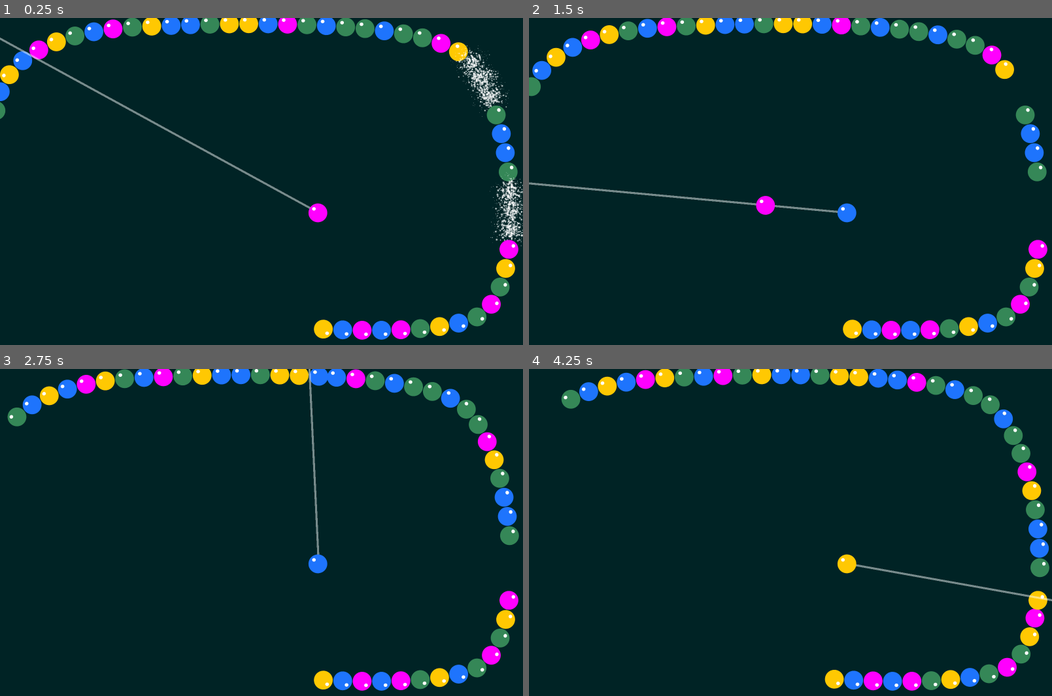
Above: before the commit, frames 1-4 (two rows, left to right).
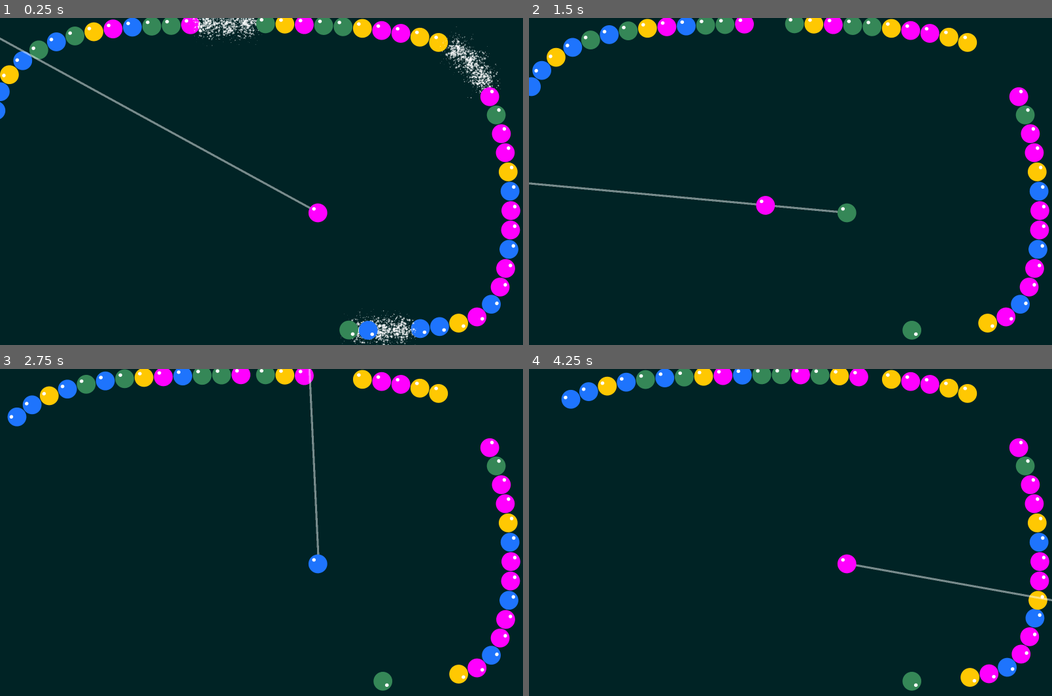
Above: after the commit, the same moments.

Repository: damnjan/zuma-godot
Game: Godot game, scene res://Main.tscn
Two runs of this game, one before a commit and one after it. Both use one fixed random seed, a clock stepped at 60 frames per second and the inputs below.
Inputs (mouse positions are in pixels of both pictures, inside the frame that each line leads up to):
- Up to frame 1 (0.25 s): no input
- Up to frame 2 (1.5 s): move the mouse to (905, 165) at 0.52 s; click (905, 165) at 0.67 s; move the mouse to (685, 197) at 1.27 s; click (685, 197) at 1.42 s
- Up to frame 3 (2.75 s): move the mouse to (313, 460) at 2.02 s; click (313, 460) at 2.17 s
- Up to frame 4 (4.25 s): move the mouse to (764, 597) at 2.77 s; click (764, 597) at 2.92 s; move the mouse to (947, 581) at 3.52 s; click (947, 581) at 3.67 s

The runs differ from the first frame. In frame 1, 7.9% of the frame differs, in the area x 0-100%, y 0-100%; in frame 2, 7.2%; in frame 3, 7.1%; in frame 4, 6.7%.

Commit message:
refactor so that frame is on follow

Diff:
--- a/FollowGroup.gd
+++ b/FollowGroup.gd
@@ -33,32 +33,7 @@
 
 
 
-func _check_for_matches():
-	if not _follows_to_delete.is_empty():
-		return
-	for i in items.size():
-		var consecutive = []
-		var x = i
-		while x < items.size() and items[x].ball.frame == items[i].ball.frame:
-			consecutive.append(items[x])
-			x += 1
-		if consecutive.size() >= 3:
-			_follows_to_delete.append_array(consecutive)
-			Globals.shake_camera()
 
-
-			var starting_index = x - consecutive.size()
-			if starting_index > 0 and x < items.size():
-				var group = split_group(starting_index, x)
-				group.state = FollowGroup.State.WAITING
-
-
-			for follow in consecutive:
-				follow.kill_ball()
-				items.erase(follow)
-				_follows_to_delete.erase(follow)
-
-			break
 
 func add_item(item: FollowingBall, index):
 #	item.ball.died.connect(_on_ball_died)
@@ -90,7 +65,7 @@
 
 func physics_process(delta):
 	_check_for_matches()
-	if prev_group and first_item().ball.frame == prev_group.last_item().ball.frame:
+	if prev_group and first_item().frame == prev_group.last_item().frame:
 		state = State.BACKWARDS
 	match state:
 		State.FORWARDS:
@@ -106,7 +81,7 @@
 		State.BACKWARDS:
 			for item in items:
 				item.progress -= Globals.BACKWARDS_SPEED * delta
-			if prev_group != null and first_item().progress <= prev_group.last_item().progress and prev_group.state != State.FORWARDS:
+			if prev_group != null and first_item().progress <= prev_group.last_item().progress + Globals.BALL_WIDTH and prev_group.state != State.FORWARDS:
 				prev_group.merge_next_group()
 
 		State.WAITING:
@@ -121,3 +96,30 @@
 
 func last_item() -> FollowingBall:
 	return items.back()
+
+func _check_for_matches():
+	if not _follows_to_delete.is_empty():
+		return
+	for i in items.size():
+		var consecutive = []
+		var x = i
+		while x < items.size() and items[x].frame == items[i].frame:
+			consecutive.append(items[x])
+			x += 1
+		if consecutive.size() >= 3:
+			_follows_to_delete.append_array(consecutive)
+			Globals.shake_camera()
+
+
+			var starting_index = x - consecutive.size()
+			if starting_index > 0 and x < items.size():
+				var group = split_group(starting_index, x)
+				group.state = FollowGroup.State.WAITING
+
+
+			for follow in consecutive:
+				follow.kill_ball()
+				items.erase(follow)
+				_follows_to_delete.erase(follow)
+
+			break
--- a/FollowingBall.gd
+++ b/FollowingBall.gd
@@ -2,11 +2,29 @@
 
 class_name FollowingBall
 
+var BallScene = preload("res://Ball.tscn")
+
+var frame:
+	get:
+		return ball.frame
+	set(value):
+		ball.frame = value
+
 var ball: Ball
 
-func add_ball(ball: Ball):
-	self.ball = ball
+func _init(frame):
+	ball = BallScene.instantiate()
+	if frame != null:
+		ball.frame = frame
 	add_child(ball)
+
+
+
+
+
+#func add_ball(ball: Ball):
+#	self.ball = ball
+#	add_child(ball)
 
 func kill_ball():
 	ball.die(self)
--- a/ShootingBall.gd
+++ b/ShootingBall.gd
@@ -19,6 +19,7 @@
 		position += _direction * Globals.SHOOTING_SPEED
 
 func shoot(direction: Vector2):
+	print("Shooting ", ball.frame)
 	_direction = direction
 	state = State.SHOOTING
 	ball.area_entered.connect(_on_ball_area_entered)
--- a/ball.gd
+++ b/ball.gd
@@ -10,6 +10,9 @@
 func _ready():
 	$Sprite.frame = frame
 
+func _process(delta):
+	$Sprite.frame = frame
+
 func die(follow):
 	follow_to_remove = follow
 	$AnimationPlayer.play("die")
--- a/main.gd
+++ b/main.gd
@@ -20,7 +20,7 @@
 #	for i in [0]:
 		var b = BallScene.instantiate()
 #		b.frame = i
-		_add_follow(b)
+		_add_follow()
 
 
 
@@ -31,9 +31,8 @@
 		next = next.next_group
 
 
-func _add_follow(ball, index = null, group = first_group):
-	var follow = FollowingBall.new()
-	follow.add_ball(ball)
+func _add_follow(frame = null, index = null, group = first_group):
+	var follow: FollowingBall = FollowingBall.new(frame)
 	path_2d.add_child.call_deferred(follow)
 	group.add_item(follow, index)
 
@@ -48,12 +47,10 @@
 		for i in group.items.size():
 			var current_ball = group.items[i].ball
 			if current_ball == collider:
-				var new_ball = ball.duplicate()
-				new_ball.position *= 0
-				new_ball.frame = ball.frame
+
 
 				var insert_index = i if normal.x < 0 else i + 1
-				_add_follow(new_ball, insert_index, group)
+				_add_follow(ball.frame, insert_index, group)
 
 				break
 		group = group.next_group
Not shown, changed: .gitignore
